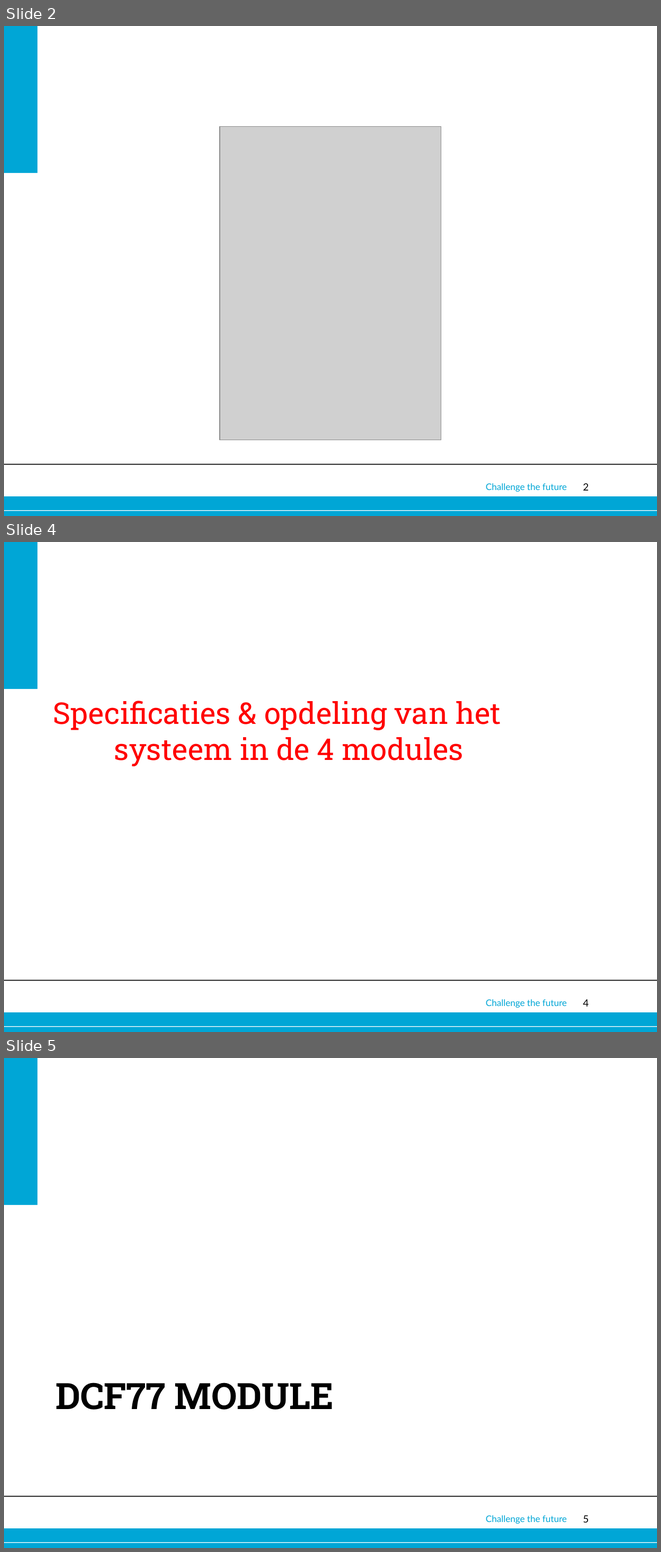
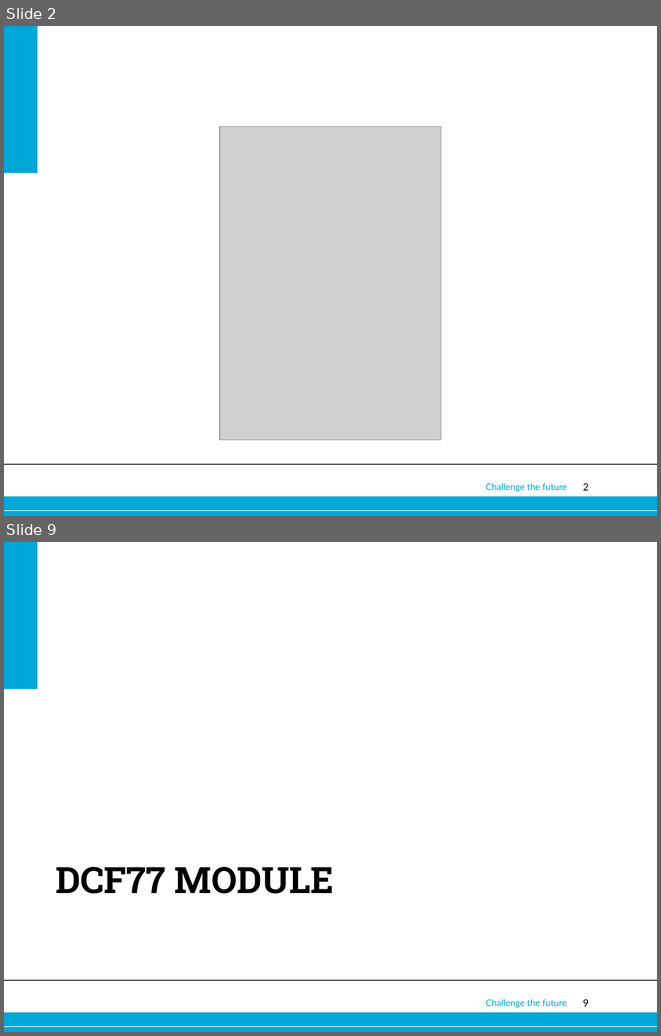
Before and after one commit to Alex-Oudsen/EPO-3, a slide deck: Presentatie/Presentatie groep A1.pptx. Shown one above the other, each under a label of ours: slides 2, 4 and 5 before the commit, slides 2 and 9 after it; the slides between them are not shown. The pictures are 661x1552 and 661x1036 pixels, drawn with LibreOffice and Linux fonts; fonts in the diff are those of the drawing; grey boxes stand for pictures; background and template pictures are left out. Boxes give left, top, right and bottom in pixels: in the first picture for what was removed or moved away, otherwise in the second. Text is boxed around its words. In the diff, an @@ line names an element or a change of style, - is before the commit and + after.

```diff
--- a/Presentatie/Presentatie groep A1.pptx
+++ b/Presentatie/Presentatie groep A1.pptx
@@ slide 4 removed at [4,542,657,1032], background #FFFFFF; not listed: 6 template elements that a slide beside it also shows @@
@@ title removed at [53,700,501,766] @@
-Specificaties & opdeling van het systeem in de 4 modules
@@ what was slide 5 is now slide 9 @@
@@ page number at [583,999,589,1006]: text changed @@
-5
+9
```
Also in this commit, not shown: 2 slides changed, 7 slides added.
